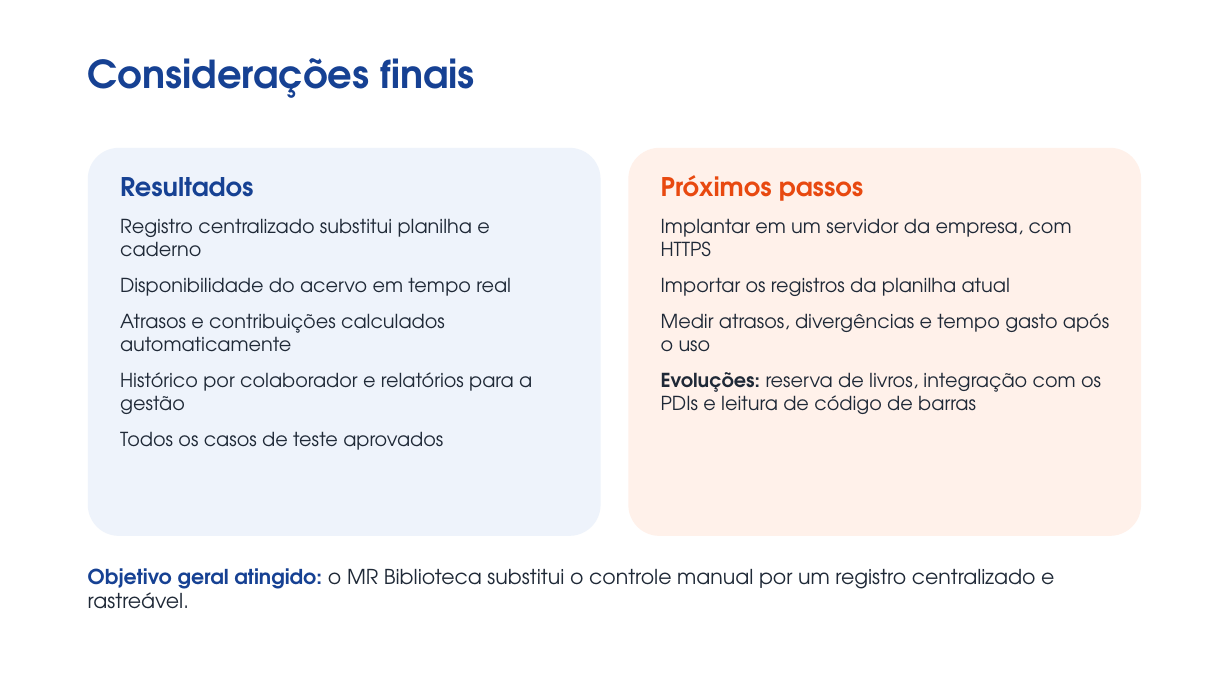
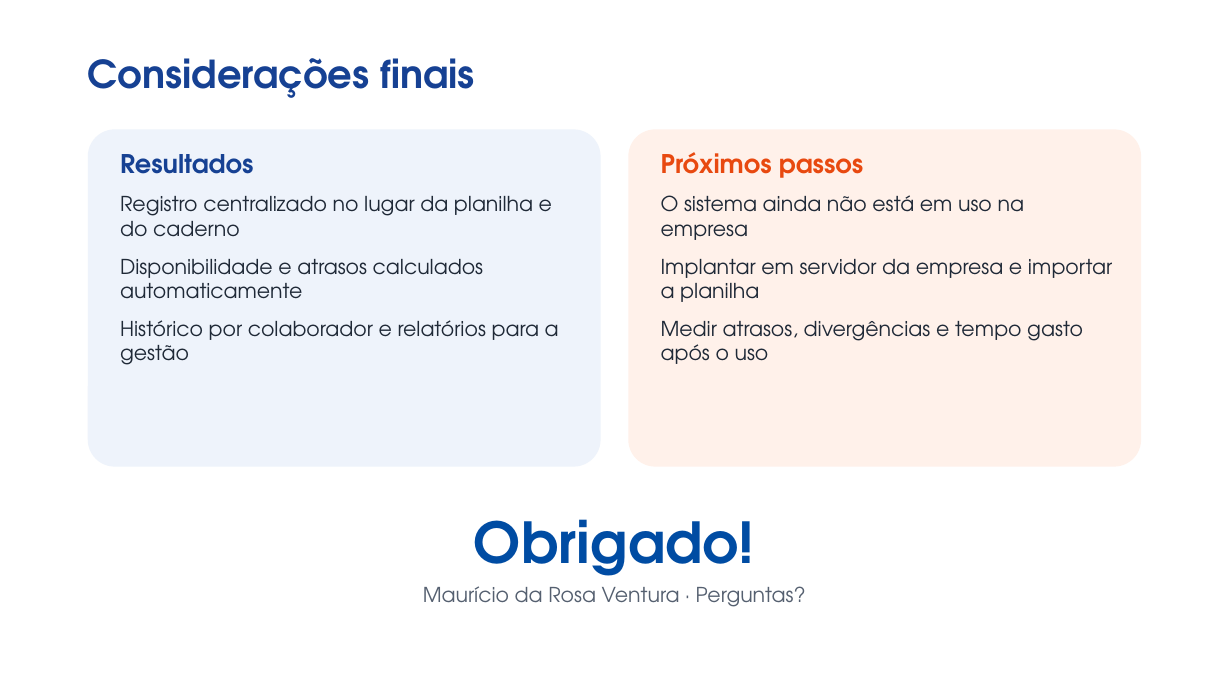
Before and after one commit to mauricioasor/Projeto-individual-senai, a slide deck: slide 8 of docs/apresentacao/Apresentacao_Banca_MR_Biblioteca.pptx (slide 12 before the commit). Drawn at 1232x693 pixels with LibreOffice and Linux fonts; fonts in the diff are those of the drawing; background and template pictures are left out. Boxes give left, top, right and bottom in pixels: in the first picture for what was removed or moved away, otherwise in the second. Text is boxed around its words. In the diff, an @@ line names an element or a change of style, - is before the commit and + after.

Commit message:
Apresentação em 8 slides com reserva, vídeo acelerado e PDF do relatório v1.5

```diff
--- a/docs/apresentacao/Apresentacao_Banca_MR_Biblioteca.pptx
+++ b/docs/apresentacao/Apresentacao_Banca_MR_Biblioteca.pptx
@@ rounded rectangle: place and size @@
-rounded rectangle at bbox=[88, 148, 601, 536]
+rounded rectangle at bbox=[88, 129, 601, 467]
@@ text "Resultados": place and size @@
-text "Resultados" at bbox=[120, 177, 532, 450]
+text "Resultados" at bbox=[120, 154, 559, 365]
@@ rounded rectangle: place and size @@
-rounded rectangle at bbox=[628, 148, 1141, 536]
+rounded rectangle at bbox=[628, 129, 1141, 467]
@@ text "Próximos passos": place and size @@
-text "Próximos passos" at bbox=[661, 175, 1109, 414]
+text "Próximos passos" at bbox=[661, 152, 1112, 364]
@@ text at bbox=[120, 196, 552, 299]: text changed; size 15 to 16 pt @@
-Registro centralizado substitui planilha e caderno
-Disponibilidade do acervo em tempo real
-Atrasos e contribuições calculados automaticamente
+Registro centralizado no lugar da planilha e do caderno
+Disponibilidade e atrasos calculados automaticamente
@@ text at bbox=[661, 195, 1112, 302]: text changed; size 15 to 16 pt @@
-Implantar em um servidor da empresa, com HTTPS
-Importar os registros da planilha atual
+O sistema ainda não está em uso na empresa
+Implantar em servidor da empresa e importar a planilha
@@ text at bbox=[120, 320, 559, 365]: size 15 to 16 pt in "Histórico por colaborador e relatórios para a ..." @@
@@ text at bbox=[661, 321, 1083, 364]: size 15 to 16 pt in "Medir atrasos, divergências e tempo gasto após ..." @@
@@ text at bbox=[661, 372, 1101, 414]: paragraph removed @@
-Evoluções: reserva de livros, integração com os PDIs e leitura de código de barras
@@ text at bbox=[120, 431, 443, 450]: paragraph removed @@
-Todos os casos de teste aprovados
@@ text "Obrigado!" at bbox=[474, 519, 755, 576]: vertical alignment top to middle @@
@@ text at bbox=[474, 519, 755, 576]: text changed; size 16 to 44 pt; text colour #1F2937 to #004CA3; bold on @@
-Objetivo geral atingido: o MR Biblioteca substitui o controle manual por um registro centralizado e rastreável.
+Obrigado!
@@ text added at bbox=[423, 586, 806, 607], 16 pt, text #556070 @@
+Maurício da Rosa Ventura · Perguntas?
```
Also in this commit, not shown: 8 other slides changed, 3 slides added, 1 slide removed, 2 other files.
